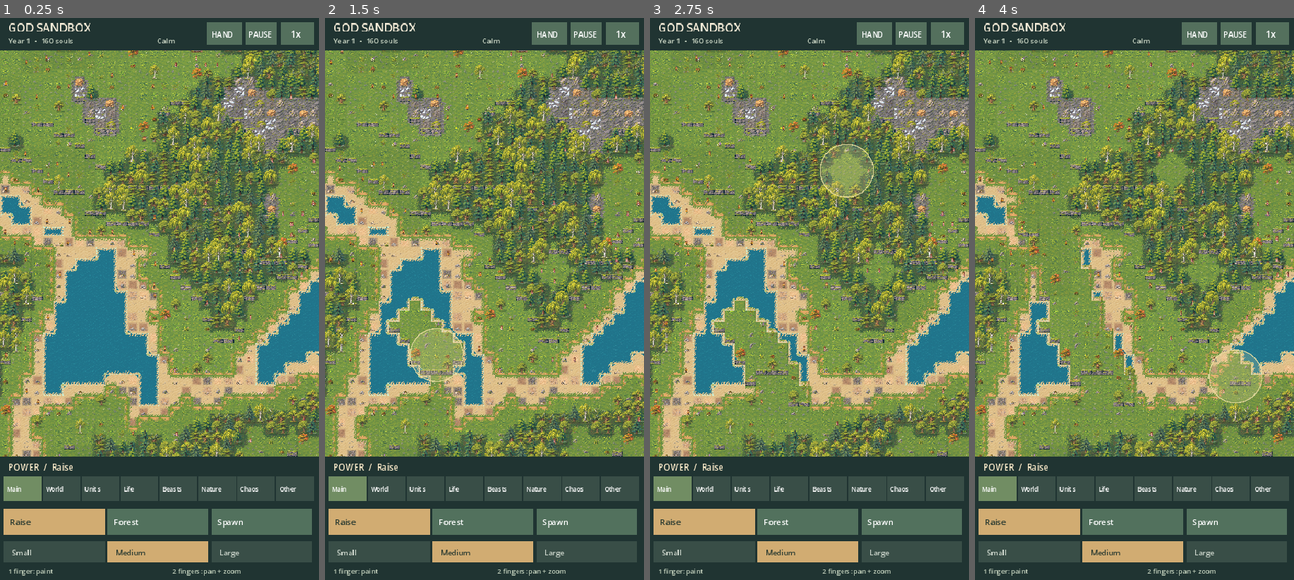
Above: before the commit, frames 1-4 (left to right).
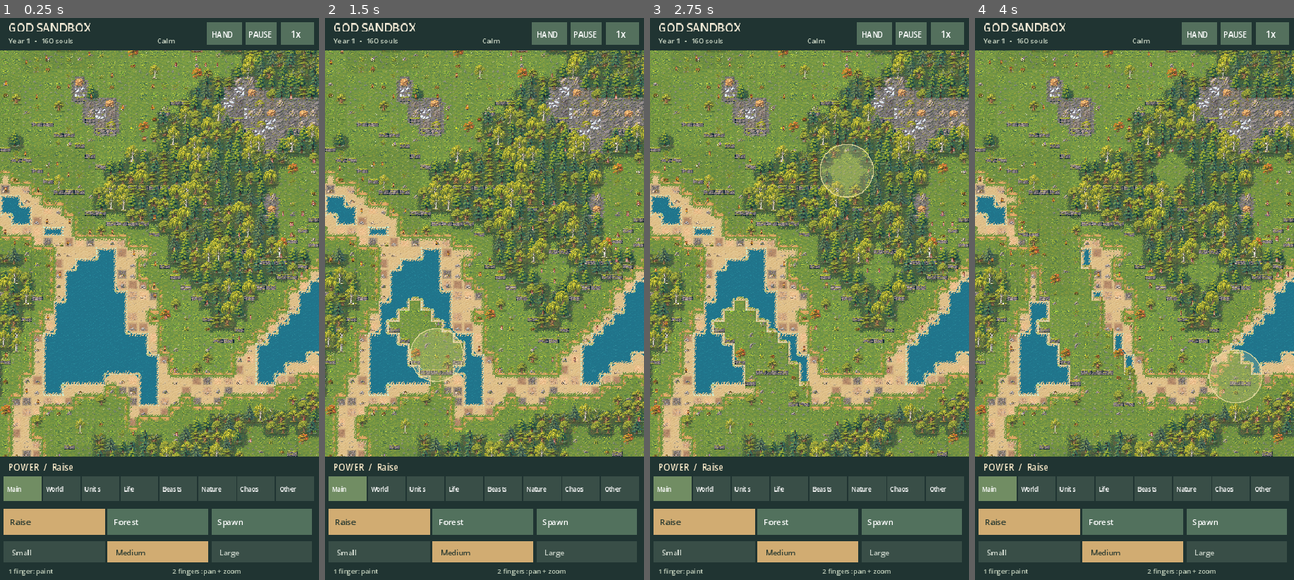
Above: after the commit, the same moments.

Repository: sebbbbrrrr/God-sandbox
Game: Godot game, scene res://scenes/world.tscn
Two runs of this game, one before a commit and one after it. Both use one fixed random seed, a clock stepped at 60 frames per second and the inputs below.
Inputs (mouse positions are in pixels of both pictures, inside the frame that each line leads up to):
- Up to frame 1 (0.25 s): no input
- Up to frame 2 (1.5 s): move the mouse to (554, 270) at 0.52 s; click (554, 270) at 0.67 s; drag from (420, 327) to (468, 411) at 1.27 s
- Up to frame 3 (2.75 s): move the mouse to (841, 175) at 2.02 s; click (841, 175) at 2.17 s
- Up to frame 4 (4 s): drag from (1118, 411) to (1038, 214) at 2.77 s; move the mouse to (1230, 383) at 3.52 s; click (1230, 383) at 3.67 s

The runs differ from the first frame. In frame 1, 0.7% of the frame differs, in the area x 0-100%, y 5-79%; in frame 2, 0.6%; in frame 3, 0.5%; in frame 4, 0.6%.

Commit message:
Polish weather phase reset and add weather regression guidance

Diff:
--- a/scripts/pixel_world_renderer.gd
+++ b/scripts/pixel_world_renderer.gd
@@ -25,7 +25,7 @@
 var weather_overlay: PixelWeatherOverlay
 var sway_clock := 0.0
 var sway_accum := 0.0
-const SWAY_INTERVAL := 1.0 / 12.0
+const SWAY_INTERVAL := 1.0 / 15.0
 var detail := 1
 var visible_rect := Rect2()
 var visible_chunks := 0
@@ -387,7 +387,7 @@
         row.queue_redraw()
 
 func animate(delta: float) -> void:
-    # Animate the small visible vegetation pass at 12 Hz, never the static
+    # Animate the small visible vegetation pass at 15 Hz, never the static
     # chunks. Phase transitions follow saved simulation ticks.
     weather.set_time(float(world.tick) * 0.1)
     sway_clock += maxf(0.0, delta)
--- a/scripts/weather_cycle.gd
+++ b/scripts/weather_cycle.gd
@@ -24,7 +24,7 @@
     seconds = maxf(0.0, value)
     var segment := floori(seconds / PHASE_SECONDS)
     phase_index = posmod(segment, NAMES.size())
-    var previous := posmod(segment - 1, NAMES.size())
+    var previous := phase_index if segment == 0 else posmod(segment - 1, NAMES.size())
     var transition := smoothstep(0.0, TRANSITION_SECONDS, fposmod(seconds, PHASE_SECONDS))
     var baseline := lerpf(float(WIND[previous]), float(WIND[phase_index]), transition)
     var gust := 1.0 + 0.14 * sin(seconds * 0.67 + float(posmod(seed, 97))) + 0.08 * sin(seconds * 1.39)
--- a/scripts/weather_overlay.gd
+++ b/scripts/weather_overlay.gd
@@ -29,7 +29,7 @@
         var h := posmod(i * 1103515245 + world_seed * 97, 2147483647)
         var x := view.position.x + fposmod(float(posmod(h, 10007)) * 0.137 +
                 clock * slant * 3.0, view.size.x)
-        var y := view.position.y + fposmod(float(posmod(h / 97, 10009)) * 0.111 +
+        var y := view.position.y + fposmod(float(posmod(floori(float(h) / 97.0), 10009)) * 0.111 +
                 clock * velocity * (0.8 + float(i % 5) * 0.08), view.size.y)
         var start := Vector2(roundf(x), roundf(y))
         draw_line(start, start + Vector2(slant, 5.0 + rain * 5.0), color, 1.0, false)
--- a/tests/rendering_test.gd
+++ b/tests/rendering_test.gd
@@ -24,6 +24,8 @@
     var weather_sample := renderer.weather
     weather_sample.set_time(75.0 + 20.0)
     check(weather_sample.description()=="Breezy" and weather_sample.wind_strength>0.1,"breezy weather follows deterministic phases")
+    weather_sample.set_time(0.0)
+    check(weather_sample.description()=="Calm" and is_zero_approx(weather_sample.rain_strength),"new worlds start in calm weather")
     weather_sample.set_time(225.0 + 20.0)
     check(weather_sample.rain_strength>0.4,"rain reaches the renderer without changing terrain")
     weather_sample.set_time(375.0 + 20.0)
@@ -142,6 +144,8 @@
     renderer.update_view(Vector2(-400,-800),32,Rect2(0,0,480,600))
     renderer.animate(1.0)
     check(renderer.effects.keys.size()<=96,"bounded water animation")
+    world.set_terrain(5,5,Sim.FOREST)
+    renderer.build_chunk(renderer.chunks[Vector2i(0,0)])
     var vegetation_count := 0
     for chunk in renderer.chunks.values():
         for row in chunk.wind_rows:
Not shown, added: docs/weather-ambient-animation.md
